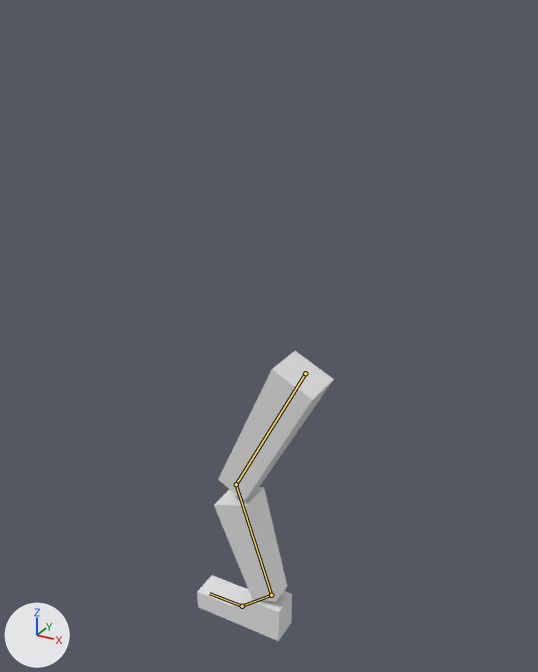
Two versions of the Blender file Leg.blend, one commit apart.
Before and after are seen from a camera (50 mm lens) standing at (3.25, -5.76, 6.53) and looking at (-0.02, 0.18, 3.56). Lighting does not change. The marker at lower left points along +X, +Y and +Z. The bones that bend it are drawn over the model as lines.

Objects in the first picture: 'Foot', 'LowerLeg', 'UpperLeg'.
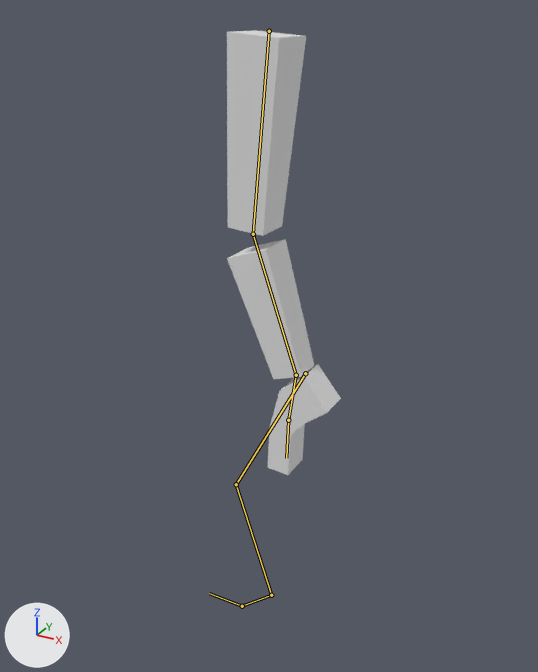
Commit message: Basic FK animation

The newer file adds an action. The first version stands in its rest pose; the second is drawn at frame 20 of the action 'ArmatureAction'.

Boxes [x1, y1, x2, y2] around the edits, measured in the pictures (538 x 672 px):
'UpperLeg', posed (32% narrower, 37% taller): before [218, 351, 334, 501]; after [227, 30, 306, 236]
'LowerLeg', posed (19% wider, 22% taller): before [214, 487, 287, 602]; after [227, 239, 314, 379]
'Foot', posed (22% narrower, 66% taller): before [197, 575, 292, 641]; after [267, 365, 341, 475]
bone 'upperLeg', root to tip: before (305, 373) to (236, 484); after (269, 31) to (253, 234)
bone 'lowerLeg', root to tip: before (236, 484) to (271, 595); after (253, 234) to (296, 375)
bone 'foot', root to tip: before (271, 595) to (242, 606); after (296, 375) to (288, 420)
bone 'toes', root to tip: before (242, 606) to (209, 593); after (288, 420) to (286, 458)

Patch to the scene script:
```diff
--- a/Leg.blend.py
+++ b/Leg.blend.py
@@ bone_upperleg @@
 bone_upperleg = bpy.data.objects['Armature'].pose.bones['upperLeg']
-bone_upperleg.location = (0.0, 0.0, 0.0)
-bone_upperleg.rotation_quaternion = (1.0, 0.0, 0.0, 0.0)  # degrees (0, 0, 0)
+bone_upperleg.location = (1.752, -2.491, 0.0)
+bone_upperleg.rotation_quaternion = (0.982, 0.0, 0.0, 0.191)  # degrees (0, 0, 22)
@@ bone_lowerleg @@
 bone_lowerleg = bpy.data.objects['Armature'].pose.bones['lowerLeg']  # child of 'upperLeg'
-bone_lowerleg.rotation_quaternion = (1.0, 0.0, 0.0, 0.0)  # degrees (0, 0, 0)
+bone_lowerleg.rotation_quaternion = (0.983, 0.0, 0.0, -0.181)  # degrees (0, 0, -21)
@@ bone_foot @@
 bone_foot = bpy.data.objects['Armature'].pose.bones['foot']  # child of 'lowerLeg'
-bone_foot.rotation_quaternion = (1.0, 0.0, 0.0, 0.0)  # degrees (0, 0, 0)
+bone_foot.rotation_quaternion = (0.943, 0.0, 0.0, 0.333)  # degrees (0, 0, 39)
@@ bone_toes @@
 bone_toes = bpy.data.objects['Armature'].pose.bones['toes']  # child of 'foot'
-bone_toes.rotation_quaternion = (1.0, 0.0, 0.0, 0.0)  # degrees (0, 0, 0)
+bone_toes.rotation_quaternion = (0.917, 0.0, 0.0, 0.4)  # degrees (0, 0, 47)
```
